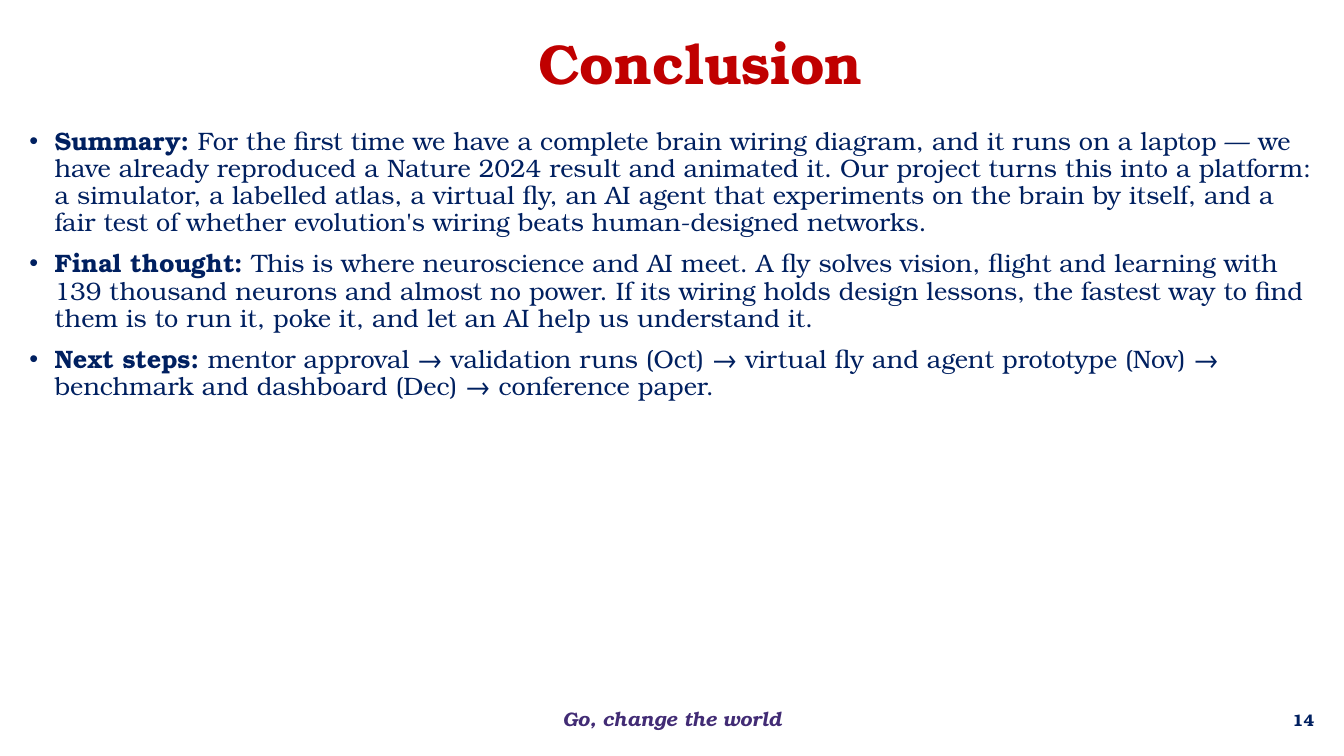
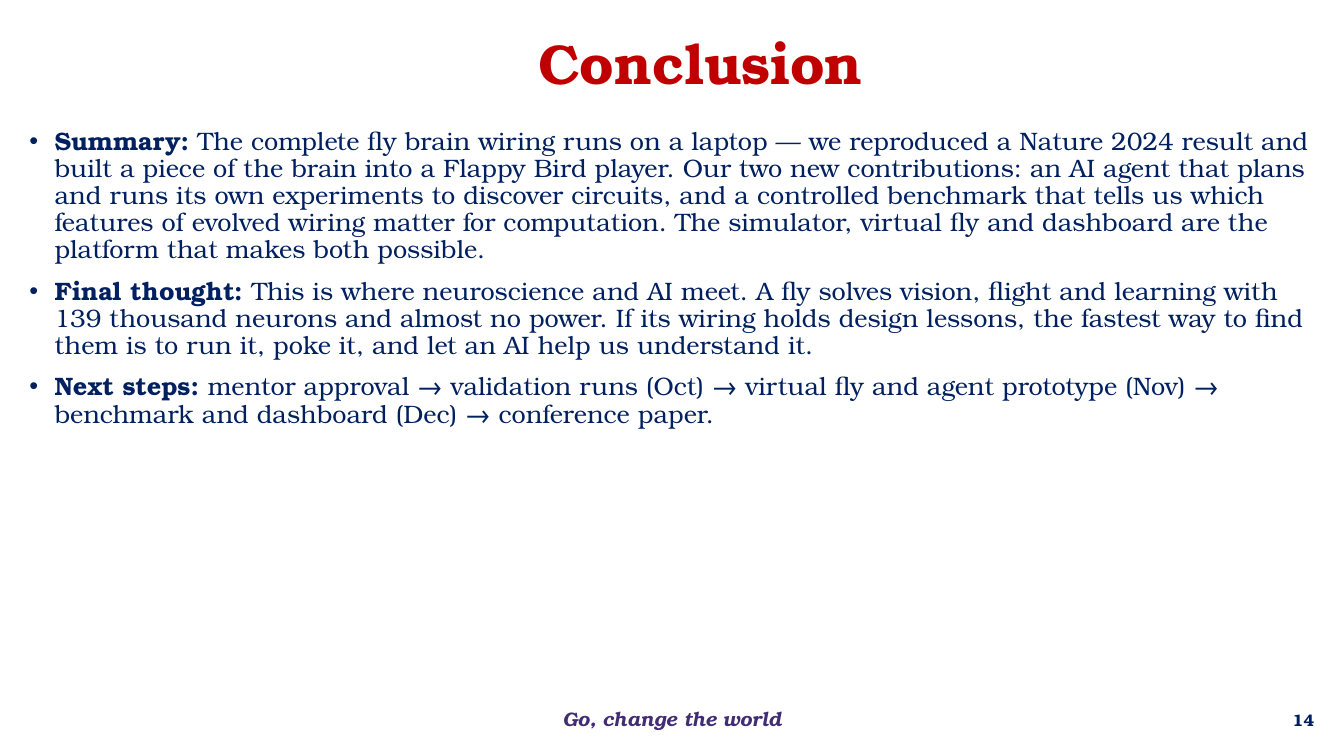
Before and after one commit to BHARATH9629/FlyBrainMappingSimulation, a slide deck: slide 14 of docs/EL_Phase1_Connectome_Lab.pptx. Drawn at 1344x756 pixels with LibreOffice and Linux fonts; fonts in the diff are those of the drawing; background and template pictures are left out. Boxes give left, top, right and bottom in pixels: in the first picture for what was removed or moved away, otherwise in the second. Text is boxed around its words. In the diff, an @@ line names an element or a change of style, - is before the commit and + after.

```diff
--- a/docs/EL_Phase1_Connectome_Lab.pptx
+++ b/docs/EL_Phase1_Connectome_Lab.pptx
@@ text at [55,131,1308,264]: text changed @@
-• Summary: For the first time we have a complete brain wiring diagram, and it runs on a laptop — we have already reproduced a Nature 2024 result and animated it. Our project turns this into a platform: a simulator, a labelled atlas, a virtual fly, an AI agent that experiments on the brain by itself, and a fair test of whether evolution's wiring beats human-designed networks.
+• Summary: The complete fly brain wiring runs on a laptop — we reproduced a Nature 2024 result and built a piece of the brain into a Flappy Bird player. Our two new contributions: an AI agent that plans and runs its own experiments to discover circuits, and a controlled benchmark that tells us which features of evolved wiring matter for computation. The simulator, virtual fly and dashboard are the platform that makes both possible.
```
Also in this commit, not shown: 3 other slides changed, 6 other files.
